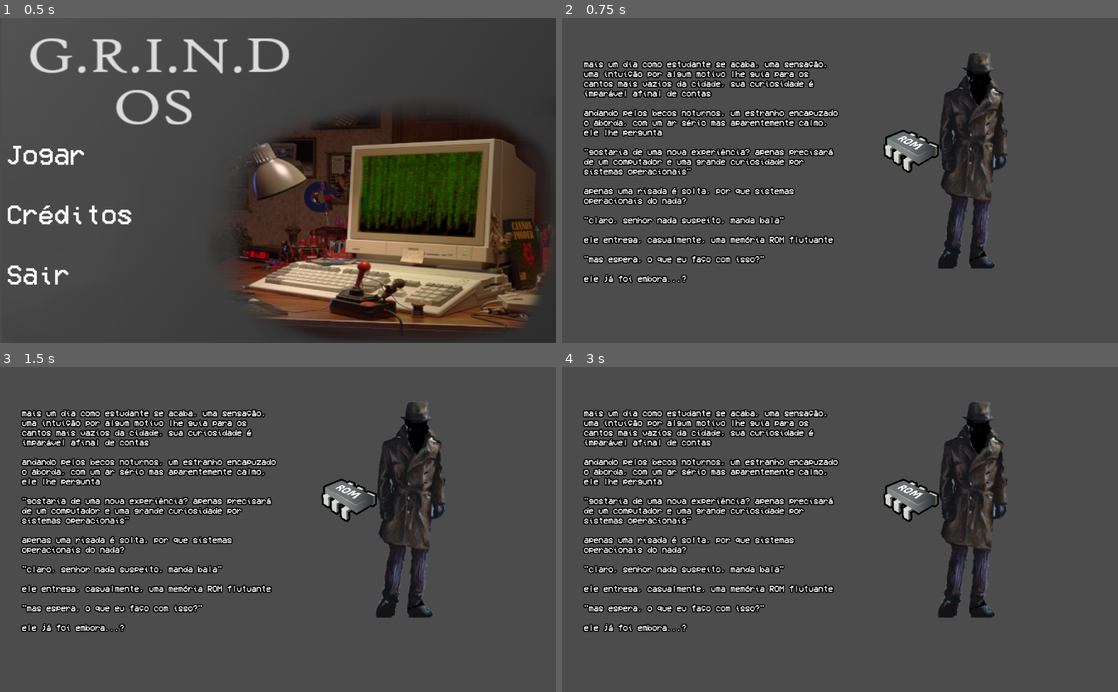
Above: before the commit, frames 1-4 (two rows, left to right).
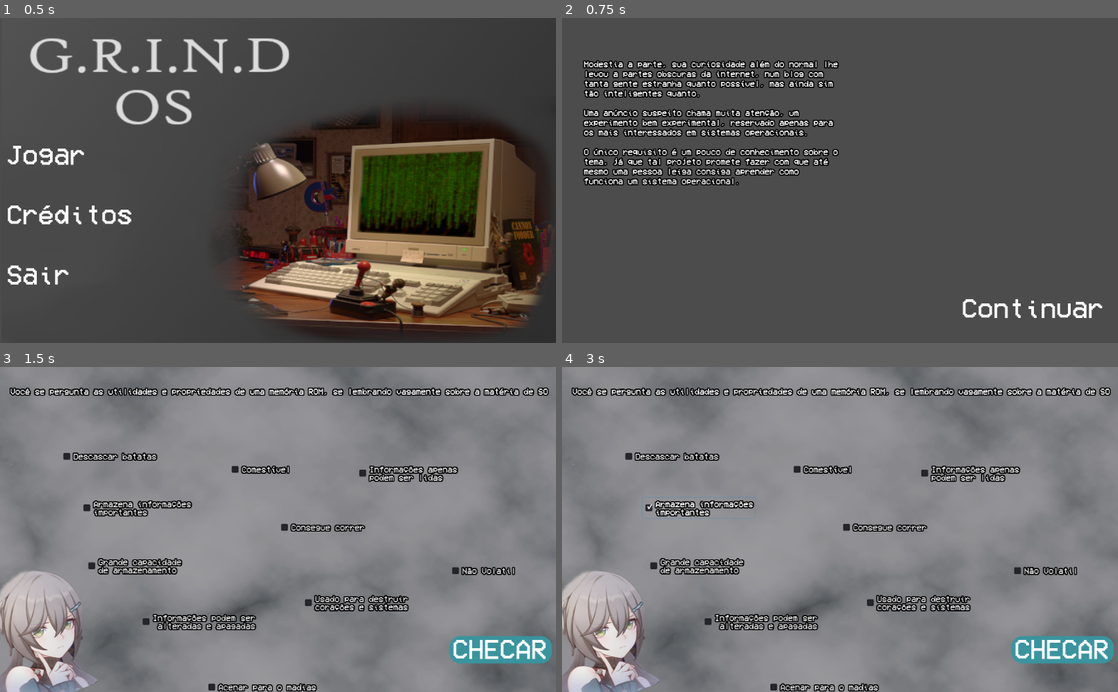
Above: after the commit, the same moments.

Repository: Eidiyoshi/grindOS
Game: Godot game, scene res://scenes/menu/MenuScreen.tscn
Two runs of this game, one before a commit and one after it. Both use one fixed random seed, a clock stepped at 60 frames per second and the inputs below.
Inputs (mouse positions are in pixels of both pictures, inside the frame that each line leads up to):
- Up to frame 1 (0.5 s): no input
- Up to frame 2 (0.75 s): click (595, 157) at 0.5 s
- Up to frame 3 (1.5 s): click (478, 659) at 1.27 s
- Up to frame 4 (3 s): click (1062, 649) at 2.02 s; click (701, 506) at 2.75 s, where only the run after the commit has a clickable "Armazena informações importan…"

Frame 1 is identical in both runs. In frame 2, 15% of the frame differs, in the area x 3-98%, y 10-93%; in frame 3, 97%; in frame 4, 97%, in the area x 0-100%, y 0-100%.

Commit message:
nao lembro oq eu fiz

Diff:
--- /dev/null
+++ b/scenes/fases/fase1/continuarTxt.gd
@@ -0,0 +1,21 @@
+extends Label
+
+
+# Declare member variables here. Examples:
+# var a = 2
+# var b = "text"
+
+
+# Called when the node enters the scene tree for the first time.
+func _ready():
+	pass # Replace with function body.
+
+
+# Called every frame. 'delta' is the elapsed time since the previous frame.
+#func _process(delta):
+#	pass
+
+
+func _on_ButtonJogar_pressed():
+	get_tree().change_scene("res://scenes/fases/fase1/fase1jogar.tscn")
+	call_deferred("free")
--- a/scenes/fases/fase1/fase1Contexto.tscn
+++ b/scenes/fases/fase1/fase1Contexto.tscn
@@ -1,8 +1,14 @@
-[gd_scene load_steps=4 format=2]
+[gd_scene load_steps=8 format=2]
 
 [ext_resource path="res://arts/menuArts/estranho.png" type="Texture" id=1]
 [ext_resource path="res://arts/artText/textoPequeno.tres" type="DynamicFont" id=2]
-[ext_resource path="res://arts/faseArts/rom-30098_1280.png" type="Texture" id=3]
+[ext_resource path="res://scenes/fases/fase1/continuarTxt.gd" type="Script" id=4]
+[ext_resource path="res://arts/artText/hoverImg.tres" type="StyleBox" id=5]
+[ext_resource path="res://arts/artText/TemaText.tres" type="Theme" id=6]
+
+[sub_resource type="StyleBoxEmpty" id=1]
+
+[sub_resource type="StyleBoxEmpty" id=2]
 
 [node name="fase1Contexto" type="Node2D"]
 
@@ -12,28 +18,40 @@
 margin_right = 516.0
 margin_bottom = 547.0
 custom_fonts/font = ExtResource( 2 )
-text = "mais um dia como estudante se acaba, uma sensação, uma intuição por algum motivo lhe guia para os cantos mais vazios da cidade, sua curiosidade é imparável afinal de contas
+text = "Modestia a parte, sua curiosidade além do normal lhe levou a partes obscuras da internet, num blog com tanta gente estranha quanto possível, mas ainda sim tão inteligentes quanto.
 
-andando pelos becos noturnos, um estranho encapuzado o aborda, com um ar sério mas aparentemente calmo, ele lhe pergunta
+Uma anúncio suspeito chama muita atenção, um experimento bem experimental, reservado apenas para os mais interessados em sistemas operacionais.
 
-\"gostaria de uma nova experiência? apenas precisará de um computador e uma grande curiosidade por sistemas operacionais\"
+O único requisito é um pouco de conhecimento sobre o tema, já que tal projeto promete fazer com que até mesmo uma pessoa leiga consiga aprender como funciona um sistema operacional.
 
-apenas uma risada é solta, por que sistemas operacionais do nada?
-
-\"claro, senhor nada suspeito, manda bala\"
-
-ele entrega, casualmente, uma memória ROM flutuante
-
-\"mas espera, o que eu faço com isso?\"
-
-ele já foi embora...?"
+"
 autowrap = true
 
 [node name="Estranho" type="Sprite" parent="."]
+visible = false
 position = Vector2( 756, 258 )
 texture = ExtResource( 1 )
 
-[node name="Rom-300981280" type="Sprite" parent="."]
-position = Vector2( 643, 246 )
-scale = Vector2( 0.0800781, 0.0853302 )
-texture = ExtResource( 3 )
+[node name="continuarTxt" type="Label" parent="."]
+margin_left = 736.0
+margin_top = 512.0
+margin_right = 1088.0
+margin_bottom = 618.0
+size_flags_vertical = 7
+theme = ExtResource( 6 )
+text = "Continuar
+"
+script = ExtResource( 4 )
+
+[node name="ButtonJogar" type="Button" parent="continuarTxt"]
+show_behind_parent = true
+margin_left = -24.0
+margin_top = -8.0
+margin_right = 321.0
+margin_bottom = 59.0
+custom_styles/hover = ExtResource( 5 )
+custom_styles/pressed = ExtResource( 5 )
+custom_styles/focus = SubResource( 1 )
+custom_styles/normal = SubResource( 2 )
+
+[connection signal="pressed" from="continuarTxt/ButtonJogar" to="continuarTxt" method="_on_ButtonJogar_pressed"]
--- a/scenes/fases/fase2/turnOnScreen.tscn
+++ b/scenes/fases/fase2/turnOnScreen.tscn
@@ -5,10 +5,15 @@
 [ext_resource path="res://arts/menuArts/mesa.png" type="Texture" id=3]
 [ext_resource path="res://arts/menuArts/Sem título.png" type="Texture" id=4]
 [ext_resource path="res://scenes/fases/fase2/turnOnScreen.gd" type="Script" id=5]
-[ext_resource path="res://arts/artText/artText.tres" type="DynamicFont" id=6]
+[ext_resource path="res://arts/Gura_skatista.png" type="Texture" id=6]
 
 [node name="turnOnScreen" type="Node2D"]
 script = ExtResource( 5 )
+
+[node name="GuraSkatista" type="Sprite" parent="."]
+position = Vector2( 508, 301.5 )
+scale = Vector2( 0.536864, 0.555861 )
+texture = ExtResource( 6 )
 
 [node name="Mesa" type="Sprite" parent="."]
 position = Vector2( 514, 478.625 )
@@ -40,13 +45,10 @@
 texture = ExtResource( 4 )
 
 [node name="Label" type="Label" parent="."]
-margin_left = 374.0
-margin_top = 206.0
-margin_right = 1056.0
-margin_bottom = 250.0
-custom_colors/font_color = Color( 0, 0, 0, 1 )
-custom_fonts/font = ExtResource( 6 )
-text = "Aperte no botão!!!!!!!!"
+margin_left = 380.0
+margin_top = 125.0
+margin_right = 813.0
+margin_bottom = 340.0
 
 [connection signal="mouse_entered" from="ComputerTower/ButtonLigar" to="." method="_on_ButtonLigar_mouse_entered"]
 [connection signal="mouse_exited" from="ComputerTower/ButtonLigar" to="." method="_on_ButtonLigar_mouse_exited"]
